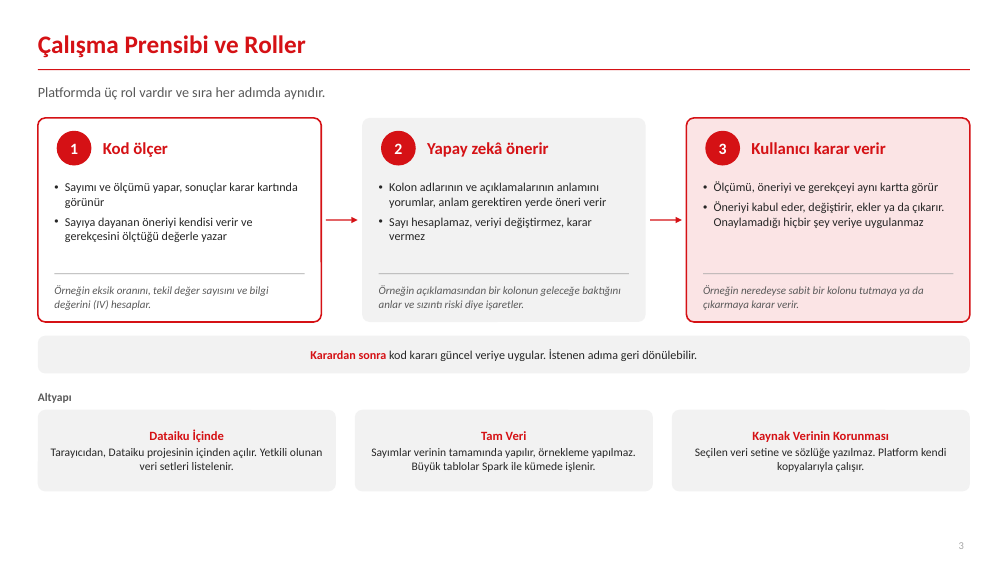
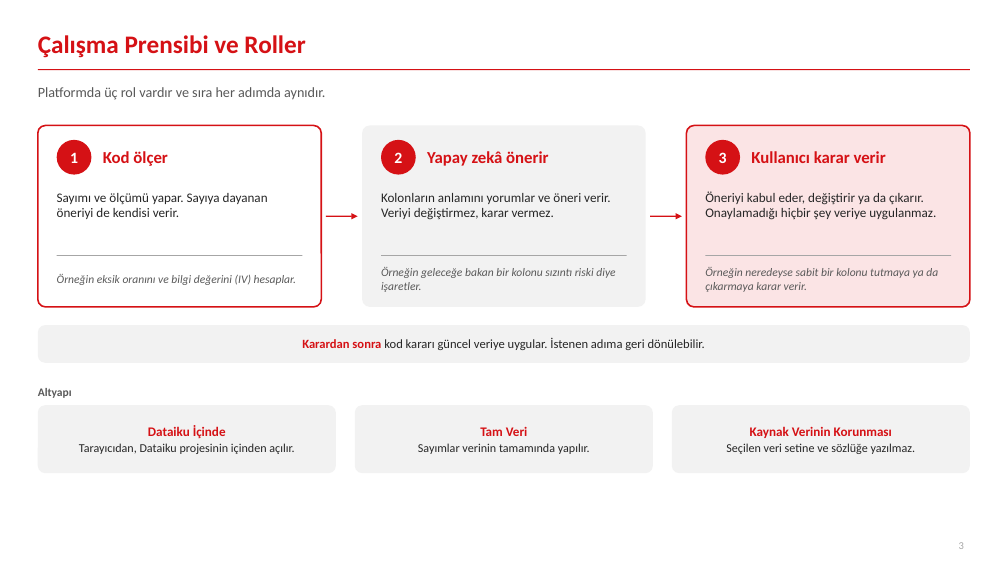
Before and after one commit to canmergen/amp, a slide deck: slide 3 of analitik_modelleme_platformu_GUNCEL/sunum/Platform_Sunum_Sade.pptx. Drawn at 1008x567 pixels with LibreOffice and Linux fonts; fonts in the diff are those of the drawing. Boxes give left, top, right and bottom in pixels: in the first picture for what was removed or moved away, otherwise in the second. Text is boxed around its words. In the diff, an @@ line names an element or a change of style, - is before the commit and + after.

```diff
--- a/analitik_modelleme_platformu_GUNCEL/sunum/Platform_Sunum_Sade.pptx
+++ b/analitik_modelleme_platformu_GUNCEL/sunum/Platform_Sunum_Sade.pptx
@@ rounded rectangle: place and size @@
-rounded rectangle at [38, 118, 321, 322]
+rounded rectangle at [38, 126, 321, 307]
@@ rounded rectangle: place and size @@
-rounded rectangle at [362, 118, 646, 322]
+rounded rectangle at [362, 126, 646, 307]
@@ rounded rectangle: place and size @@
-rounded rectangle at [687, 118, 970, 322]
+rounded rectangle at [687, 126, 970, 307]
@@ 6 texts, 3 ellipses: place and size @@
-6 texts, 3 ellipses at [57, 131, 886, 166]
+6 texts, 3 ellipses at [57, 140, 886, 175]
@@ text at [57, 193, 268, 219]: text changed; size 11.5 to 12.5 pt @@
-• Sayımı ve ölçümü yapar, sonuçlar karar kartında görünür
-• Sayıya dayanan öneriyi kendisi verir ve gerekçesini ölçtüğü değerle yazar
+Sayımı ve ölçümü yapar. Sayıya dayanan öneriyi de kendisi verir.
@@ text at [381, 193, 610, 219]: text changed; size 11.5 to 12.5 pt @@
-• Kolon adlarının ve açıklamalarının anlamını yorumlar, anlam gerektiren yerde öneri verir
-• Sayı hesaplamaz, veriyi değiştirmez, karar vermez
+Kolonların anlamını yorumlar ve öneri verir. Veriyi değiştirmez, karar vermez.
@@ text at [705, 191, 936, 220]: text changed; size 11.5 to 12.5 pt @@
-• Ölçümü, öneriyi ve gerekçeyi aynı kartta görür
-• Öneriyi kabul eder, değiştirir, ekler ya da çıkarır. Onaylamadığı hiçbir şey veriye uygulanmaz
+Öneriyi kabul eder, değiştirir ya da çıkarır. Onaylamadığı hiçbir şey veriye uygulanmaz.
@@ 2 arrows, 1 text: place and size @@
-2 arrows, 1 text at [38, 220, 682, 403]
+2 arrows, 1 text at [38, 216, 682, 398]
@@ line moved from (54, 274) - (305, 274) to (57, 256) - (302, 256) @@
@@ line moved from (379, 274) - (629, 274) to (381, 256) - (627, 256) @@
@@ text at [381, 267, 615, 292]: text changed; size 10.5 to 11 pt @@
-Örneğin açıklamasından bir kolonun geleceğe baktığını anlar ve sızıntı riski diye işaretler.
+Örneğin geleceğe bakan bir kolonu sızıntı riski diye işaretler.
@@ text "Örneğin neredeyse sabit bir kolonu ...": place and size @@
-text "Örneğin neredeyse sabit bir kolonu ..." at [703, 285, 923, 310]
+text "Örneğin neredeyse sabit bir kolonu ..." at [705, 267, 938, 292]
@@ text "Örneğin neredeyse sabit bir kolonu ..." at [705, 267, 938, 292]: size 10.5 to 11 pt @@
@@ line moved from (703, 274) - (954, 274) to (706, 256) - (951, 256) @@
@@ text at [57, 274, 296, 285]: text changed; size 10.5 to 11 pt @@
-Örneğin eksik oranını, tekil değer sayısını ve bilgi değerini (IV) hesaplar.
+Örneğin eksik oranını ve bilgi değerini (IV) hesaplar.
@@ rounded rectangle: place and size @@
-rounded rectangle at [38, 336, 970, 374]
+rounded rectangle at [38, 325, 970, 363]
@@ text "Karardan sonra kod kararı güncel ...": place and size @@
-text "Karardan sonra kod kararı güncel ..." at [310, 349, 697, 361]
+text "Karardan sonra kod kararı güncel ..." at [302, 338, 705, 350]
@@ text "Karardan sonra kod kararı güncel ..." at [302, 338, 705, 350]: size 11.5 to 12 pt @@
@@ rounded rectangle: place and size @@
-rounded rectangle at [38, 410, 336, 492]
+rounded rectangle at [38, 405, 336, 473]
@@ rounded rectangle: place and size @@
-rounded rectangle at [355, 410, 653, 492]
+rounded rectangle at [355, 405, 653, 473]
@@ proportions changed in 6 elements at [38, 126, 321, 307], [362, 126, 646, 307], [687, 126, 970, 307], [38, 405, 336, 473], [355, 405, 653, 473], [672, 405, 970, 473] @@
@@ rounded rectangle: place and size @@
-rounded rectangle at [672, 410, 970, 492]
+rounded rectangle at [672, 405, 970, 473]
@@ text at [79, 443, 294, 454]: text changed; size 11 to 11.5 pt @@
-Tarayıcıdan, Dataiku projesinin içinden açılır. Yetkili olunan veri setleri listelenir.
+Tarayıcıdan, Dataiku projesinin içinden açılır.
@@ text at [148, 425, 226, 438]: size 12 to 12.5 pt in "Dataiku İçinde" @@
@@ text at [418, 443, 590, 454]: text changed; size 11 to 11.5 pt @@
-Sayımlar verinin tamamında yapılır, örnekleme yapılmaz. Büyük tablolar Spark ile kümede işlenir.
+Sayımlar verinin tamamında yapılır.
@@ text at [480, 427, 528, 436]: size 12 to 12.5 pt in "Tam Veri" @@
@@ text at [726, 443, 916, 454]: text changed; size 11 to 11.5 pt @@
-Seçilen veri setine ve sözlüğe yazılmaz. Platform kendi kopyalarıyla çalışır.
+Seçilen veri setine ve sözlüğe yazılmaz.
@@ text at [750, 426, 892, 438]: size 12 to 12.5 pt in "Kaynak Verinin Korunması" @@
```
Also in this commit, not shown: 3 other slides changed, 2 slides added, 2 slides removed, 1 other file.
